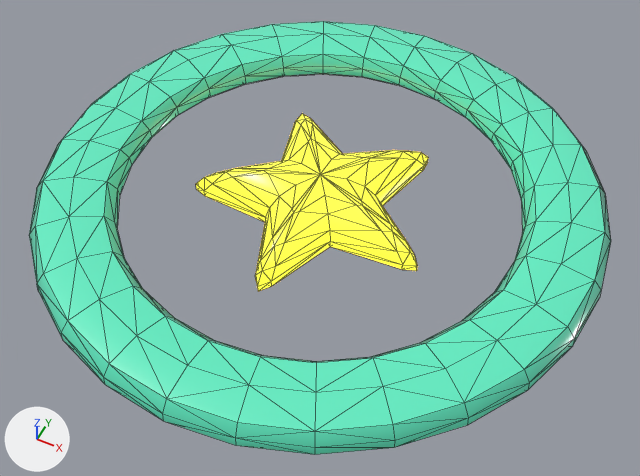
Two versions of the glTF model apps/client/public/models/target.glb, one commit apart.
One viewpoint serves both versions: a 50 mm lens placed at (0.604, -1.209, 1.394), pointed at (0.035, -0.071, -0.028). Arrows for +X, +Y and +Z are at lower left; the lights stay in place. The picture after the commit comes second. Mesh edges are drawn as thin lines. Vertices at exactly the same position are counted once.

Script lines for the objects in view, before the commit:
```python
me_target = bpy.data.meshes.new('target')
me_target.from_pydata(...)  # 353 vertices, 702 faces; spans x -0.614..0.614, y -0.614..0.614, z 0.0..0.086
# faces by material slot: [504, 198]
me_target.materials.append(mat_ring)  # green #5ff0c5
me_target.materials.append(mat_glow)  # yellow #ffcc33, glowing yellow #ffcc33
ob_target = bpy.data.objects.new('target', me_target)
ob_target.location = (0.0, 0.0, 0.0)
```
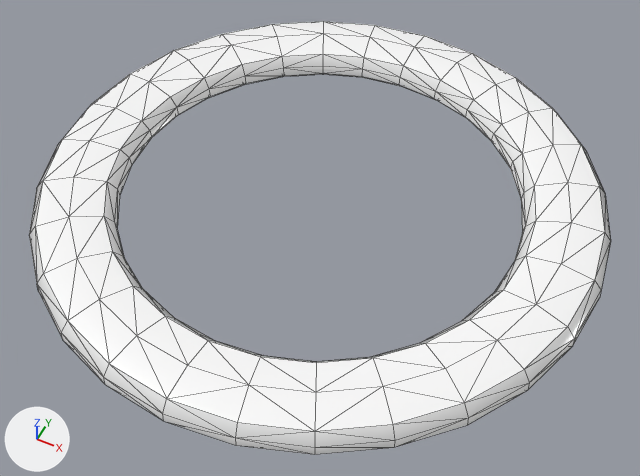
What the commit changed:
Material 'Tint' (mat_tint) is new.
Its base color is (1.0, 1.0, 1.0) (white #ffffff).
Its roughness is 0.3.
Its coat weight is 0.9.
Its coat roughness is 0.15.
me_target is used by ob_target; location (0.0, 0.0, 0.0).
me_target had 353 vertices, 702 faces and spanned x -0.614..0.614, y -0.614..0.614, z 0.0..0.086.
me_target no longer uses material mat_glow (yellow #ffcc33, glowing yellow #ffcc33).
me_target now has 252 vertices, 504 faces and spans x -0.614..0.614, y -0.614..0.614, z 0.0..0.07.
me_target part 1: the loose piece of 101 vertices spanning x -0.263..0.263, y -0.277..0.224, z 0.0..0.086 is deleted.
me_target part 2: 504 faces spanning x -0.614..0.614, y -0.614..0.614, z 0.0..0.07 switch from mat_ring (green #5ff0c5) to mat_tint (white #ffffff).

Changed parts and their boxes [x1, y1, x2, y2] in the pictures (640 x 476 px):
part 1 of me_target, deleted (yellow)
    before: [196, 113, 428, 291]
part 2 of me_target, recoloured (green to white)
    both: [29, 21, 611, 455]
